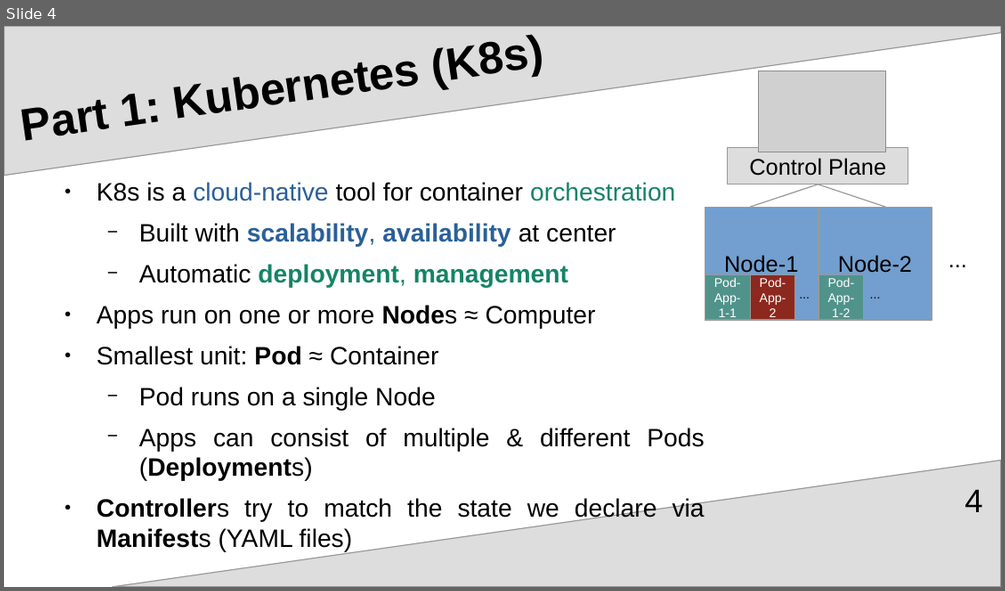
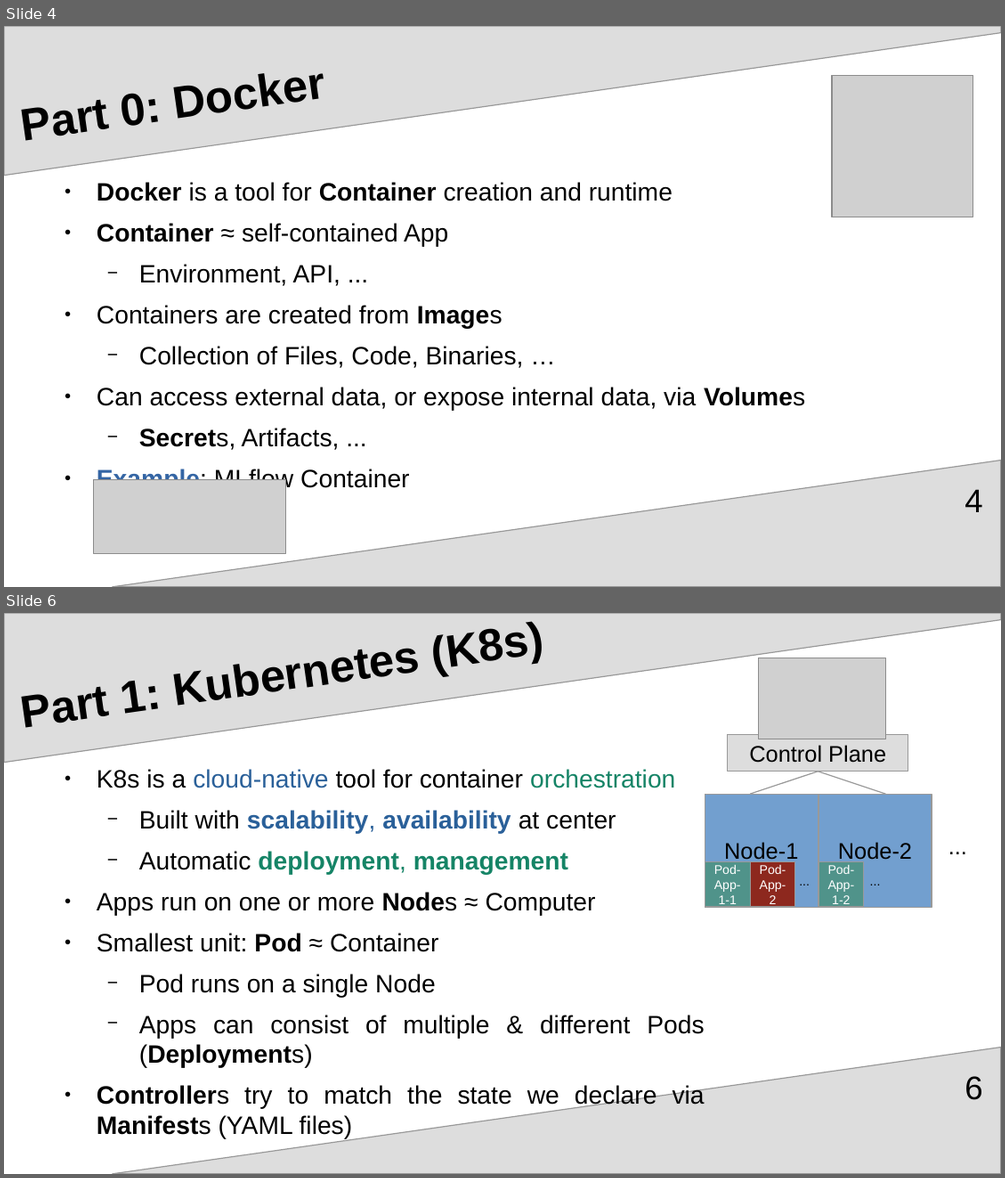
Before and after one commit to upart/cabinops, a slide deck: documentation/Introduction.odp. Shown one above the other, each under a label of ours: slide 4 before the commit, slides 4 and 6 after it; the slides between them are not shown. The pictures are 1005x591 and 1005x1178 pixels, drawn with LibreOffice and Linux fonts; fonts in the diff are those of the drawing; grey boxes stand for pictures. Boxes give left, top, right and bottom in pixels: in the first picture for what was removed or moved away, otherwise in the second. Text is boxed around its words. In the diff, an @@ line names an element or a change of style, - is before the commit and + after.

```diff
--- a/documentation/Introduction.odp
+++ b/documentation/Introduction.odp
@@ slide 4 added at (4,26,1001,587), background #FFFFFF; not listed: 2 template elements that a slide beside it also shows @@
@@ picture added at (832,76,972,216) @@
@@ title added at (123,93,148,126), 36 pt, text #000000, bold @@
+Part 0: Docker
@@ text added at (97,182,805,491), 20 pt, text #000000 @@
+● Docker is a tool for Container creation and runtime
+● Container ≈ self-contained App
+  − Environment, API, ...
+● Containers are created from Images
+  − Collection of Files, Code, Binaries, …
+● Can access external data, or expose internal data, via Volumes
+  − Secrets, Artifacts, ...
+● Example: MLflow Container
@@ picture added at (94,480,285,555) @@
@@ page number added at (964,489,982,512), 26 pt, text #000000 @@
+4
@@ what was slide 4 is now slide 6 @@
@@ page number at (964,1076,982,1100): text changed @@
-4
+6
```
Also in this commit, not shown: 1 slide changed, 1 other slide added, 12 other files.
